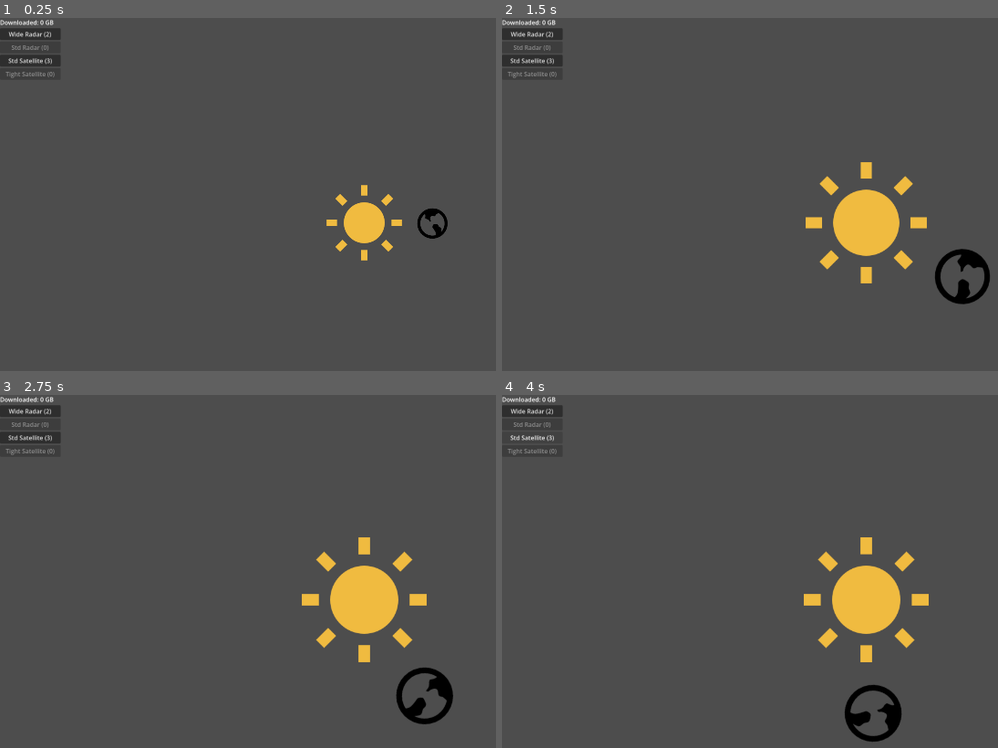
Above: before the commit, frames 1-4 (two rows, left to right).
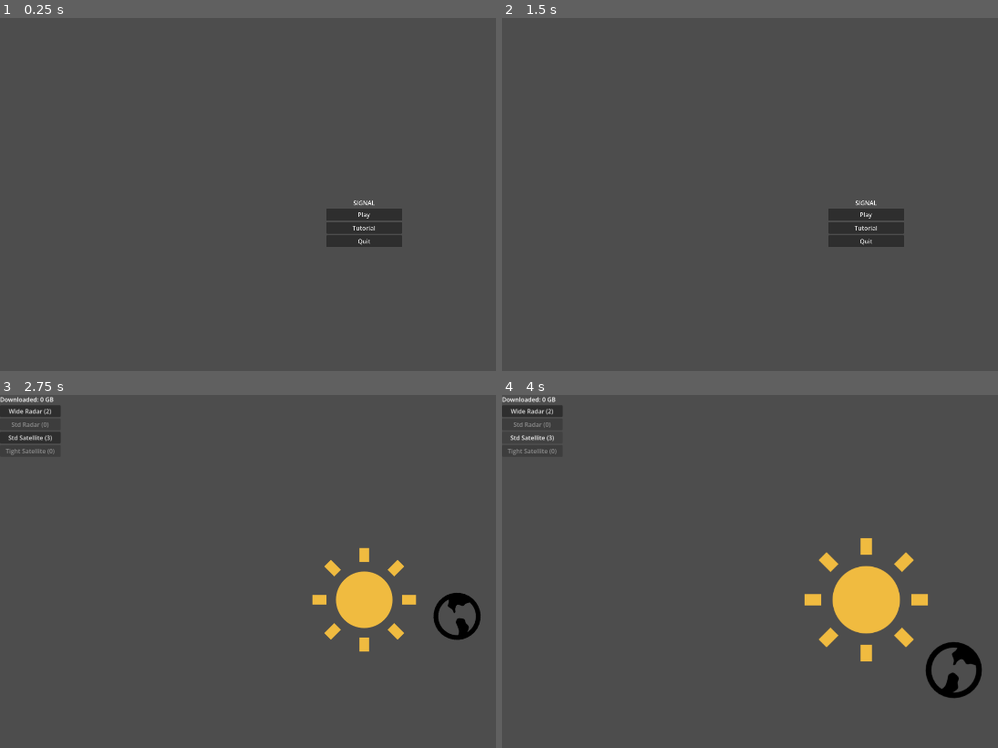
Above: after the commit, the same moments.

Repository: Steven-MP/ld59
Game: Godot game, scene res://scenes/main_menu.tscn
Same seed, same stepped clock (60 frames per second), same inputs: the game is played once before the commit and once after it. Before the commit the project starts from res://scenes/main.tscn.
Inputs (mouse positions are in pixels of both pictures, inside the frame that each line leads up to):
- Up to frame 1 (0.25 s): no input
- Up to frame 2 (1.5 s): click (864, 226) at 0.5 s, where only the run after the commit has a clickable "Tutorial"; click (864, 233) at 1.25 s, where only the run after the commit has a clickable "Back"
- Up to frame 3 (2.75 s): click (362, 592) at 2 s, where only the run after the commit has a clickable "Play"
- Up to frame 4 (4 s): click "Wide Radar (2)" at 2.75 s; click "Std Satellite (3)" at 3.5 s

The runs differ from the first frame. In frame 1, 3.0% of the frame differs, in the area x 0-91%, y 0-69%; in frame 2, 4.8%, in the area x 0-99%, y 0-82%; in frame 3, 3.1%; in frame 4, 1.8%.

Commit message:
Added menu system

Diff:
--- a/autoload/GameState.gd
+++ b/autoload/GameState.gd
@@ -4,3 +4,9 @@
 var game_over := false
 var upgrade_pending := false
 var upgrade_count := 0
+
+func reset():
+	score = 0.0
+	game_over = false
+	upgrade_pending = false
+	upgrade_count = 0
--- a/project.godot
+++ b/project.godot
@@ -11,7 +11,7 @@
 [application]
 
 config/name="Signal"
-run/main_scene="uid://bflbn4pr7gko3"
+run/main_scene="res://scenes/main_menu.tscn"
 config/features=PackedStringArray("4.6", "Forward Plus")
 config/icon="res://icon.svg"
 
--- /dev/null
+++ b/scenes/main_menu.tscn
@@ -0,0 +1,40 @@
+[gd_scene format=3]
+
+[ext_resource type="Script" path="res://scripts/MainMenu.gd" id="1"]
+
+[node name="MainMenu" type="Control"]
+anchor_right = 1.0
+anchor_bottom = 1.0
+script = ExtResource("1")
+
+[node name="VBoxContainer" type="VBoxContainer" parent="."]
+anchor_left = 0.5
+anchor_top = 0.5
+anchor_right = 0.5
+anchor_bottom = 0.5
+offset_left = -100.0
+offset_top = -80.0
+offset_right = 100.0
+offset_bottom = 80.0
+alignment = 1
+
+[node name="Title" type="Label" parent="VBoxContainer"]
+layout_mode = 2
+text = "SIGNAL"
+horizontal_alignment = 1
+
+[node name="Play" type="Button" parent="VBoxContainer"]
+layout_mode = 2
+text = "Play"
+
+[node name="Tutorial" type="Button" parent="VBoxContainer"]
+layout_mode = 2
+text = "Tutorial"
+
+[node name="Quit" type="Button" parent="VBoxContainer"]
+layout_mode = 2
+text = "Quit"
+
+[connection signal="pressed" from="VBoxContainer/Play" to="." method="_on_play_pressed"]
+[connection signal="pressed" from="VBoxContainer/Tutorial" to="." method="_on_tutorial_pressed"]
+[connection signal="pressed" from="VBoxContainer/Quit" to="." method="_on_quit_pressed"]
--- /dev/null
+++ b/scenes/tutorial.tscn
@@ -0,0 +1,36 @@
+[gd_scene format=3]
+
+[ext_resource type="Script" path="res://scripts/Tutorial.gd" id="1"]
+
+[node name="Tutorial" type="Control"]
+anchor_right = 1.0
+anchor_bottom = 1.0
+script = ExtResource("1")
+
+[node name="VBoxContainer" type="VBoxContainer" parent="."]
+anchor_left = 0.5
+anchor_top = 0.5
+anchor_right = 0.5
+anchor_bottom = 0.5
+offset_left = -150.0
+offset_top = -100.0
+offset_right = 150.0
+offset_bottom = 100.0
+alignment = 1
+
+[node name="Title" type="Label" parent="VBoxContainer"]
+layout_mode = 2
+text = "TUTORIAL"
+horizontal_alignment = 1
+
+[node name="Body" type="Label" parent="VBoxContainer"]
+layout_mode = 2
+text = "Coming soon..."
+horizontal_alignment = 1
+autowrap_mode = 3
+
+[node name="Back" type="Button" parent="VBoxContainer"]
+layout_mode = 2
+text = "Back"
+
+[connection signal="pressed" from="VBoxContainer/Back" to="." method="_on_back_pressed"]
--- a/scenes/ui.tscn
+++ b/scenes/ui.tscn
@@ -56,6 +56,14 @@
 text = ""
 horizontal_alignment = 1
 
+[node name="Restart" type="Button" parent="GameOverScreen/VBox" unique_id=445865301]
+layout_mode = 2
+text = "Restart"
+
+[node name="QuitToMenu" type="Button" parent="GameOverScreen/VBox" unique_id=556974402]
+layout_mode = 2
+text = "Quit to Menu"
+
 [node name="UpgradeScreen" type="ColorRect" parent="." unique_id=445665300]
 anchor_right = 1.0
 anchor_bottom = 1.0
@@ -91,6 +99,8 @@
 layout_mode = 2
 text = ""
 
+[connection signal="pressed" from="GameOverScreen/VBox/Restart" to="." method="_on_restart_pressed"]
+[connection signal="pressed" from="GameOverScreen/VBox/QuitToMenu" to="." method="_on_quit_to_menu_pressed"]
 [connection signal="pressed" from="VBoxContainer/BtnWideRadar" to="." method="_on_btn_wide_radar_pressed"]
 [connection signal="pressed" from="VBoxContainer/BtnStandardRadar" to="." method="_on_btn_standard_radar_pressed"]
 [connection signal="pressed" from="VBoxContainer/BtnStandardSat" to="." method="_on_btn_standard_sat_pressed"]
--- /dev/null
+++ b/scripts/MainMenu.gd
@@ -0,0 +1,10 @@
+extends Control
+
+func _on_play_pressed():
+	get_tree().change_scene_to_file("res://scenes/main.tscn")
+
+func _on_tutorial_pressed():
+	get_tree().change_scene_to_file("res://scenes/tutorial.tscn")
+
+func _on_quit_pressed():
+	get_tree().quit()
--- /dev/null
+++ b/scripts/Tutorial.gd
@@ -0,0 +1,4 @@
+extends Control
+
+func _on_back_pressed():
+	get_tree().change_scene_to_file("res://scenes/main_menu.tscn")
--- a/scripts/UI.gd
+++ b/scripts/UI.gd
@@ -112,6 +112,16 @@
 		return
 	_apply_upgrade(_pending_options[1])
 
+func _on_restart_pressed():
+	GameState.reset()
+	get_tree().paused = false
+	get_tree().change_scene_to_file("res://scenes/main.tscn")
+
+func _on_quit_to_menu_pressed():
+	GameState.reset()
+	get_tree().paused = false
+	get_tree().change_scene_to_file("res://scenes/main_menu.tscn")
+
 func _on_btn_wide_radar_pressed():
 	object_manager.start_placement(OM.PlacementType.RADAR_WIDE)
 
Not shown, added: scripts/MainMenu.gd.uid
Not shown, added: scripts/Tutorial.gd.uid
